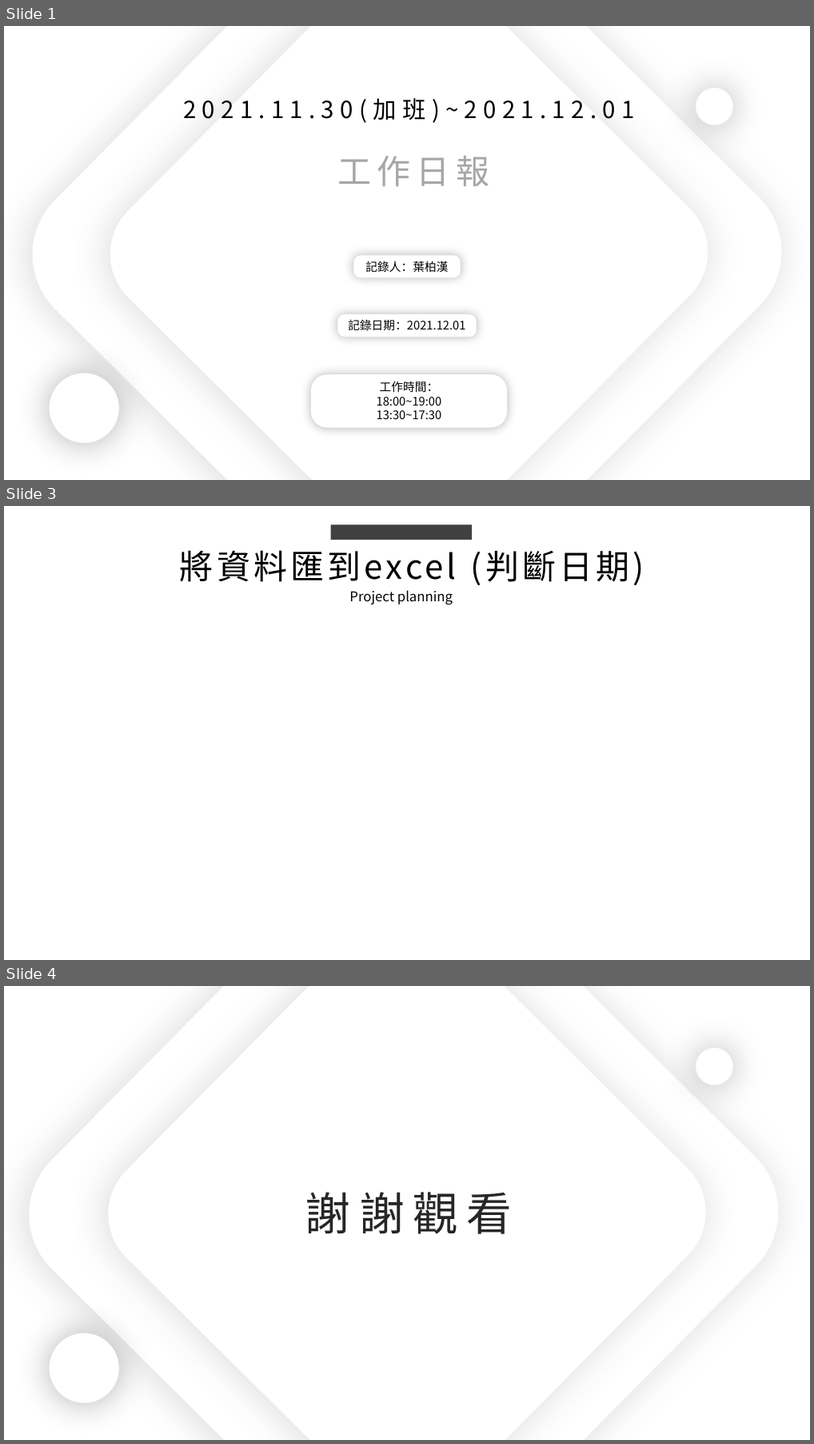
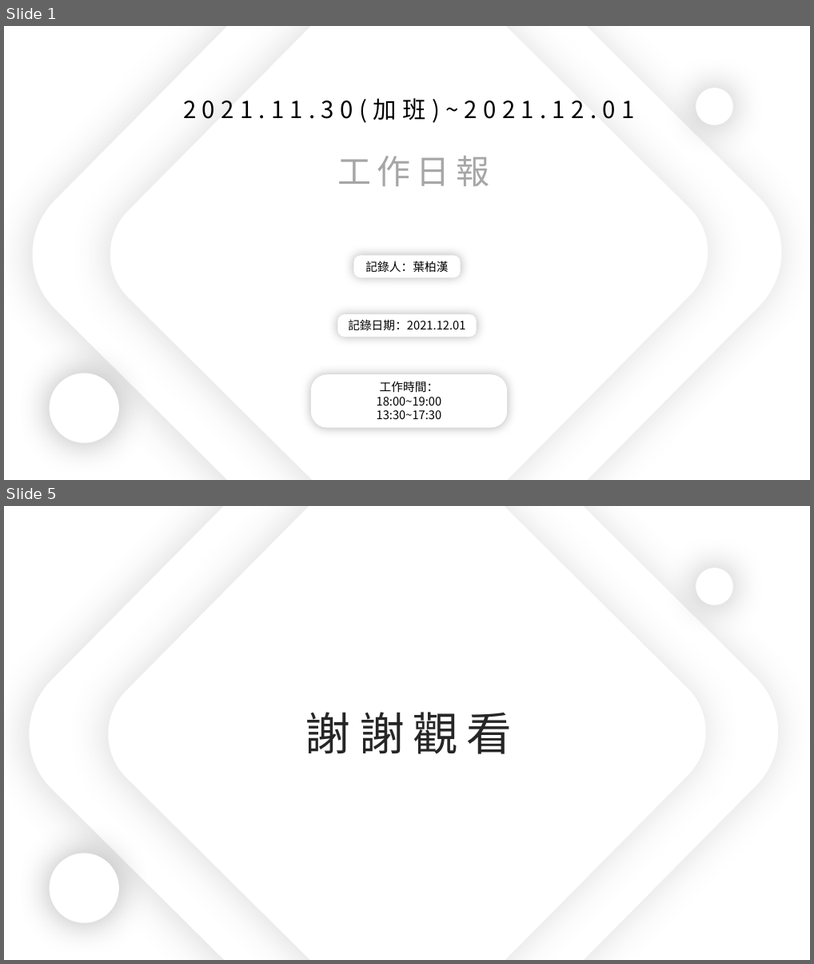
Before and after one commit to ZheHong1021/ExcelSystem, a slide deck: 工作日報_葉柏漢/2021.12/2021.11.30(加班)_2021.12.01工作日報_葉柏漢.pptx. Shown one above the other, each under a label of ours: slides 1, 3 and 4 before the commit, slides 1 and 5 after it; the slides between them are not shown. The pictures are 814x1444 and 814x964 pixels, drawn with LibreOffice and Linux fonts; fonts in the diff are those of the drawing. Boxes give left, top, right and bottom in pixels: in the first picture for what was removed or moved away, otherwise in the second. Text is boxed around its words. In the diff, an @@ line names an element or a change of style, - is before the commit and + after.

```diff
--- a/工作日報_葉柏漢/2021.12/2021.11.30(加班)_2021.12.01工作日報_葉柏漢.pptx
+++ b/工作日報_葉柏漢/2021.12/2021.11.30(加班)_2021.12.01工作日報_葉柏漢.pptx
@@ slide 3 removed at [4, 506, 810, 960], background #FFFFFF @@
@@ rectangle removed at [331, 524, 472, 540] @@
@@ text removed at [180, 550, 630, 582] @@
-將資料匯到excel (判斷日期)
@@ text removed at [350, 590, 453, 604] @@
-Project planning
@@ what was slide 4 is now slide 5 @@
```
Also in this commit, not shown: 1 slide changed, 2 slides added, 6 other files.
